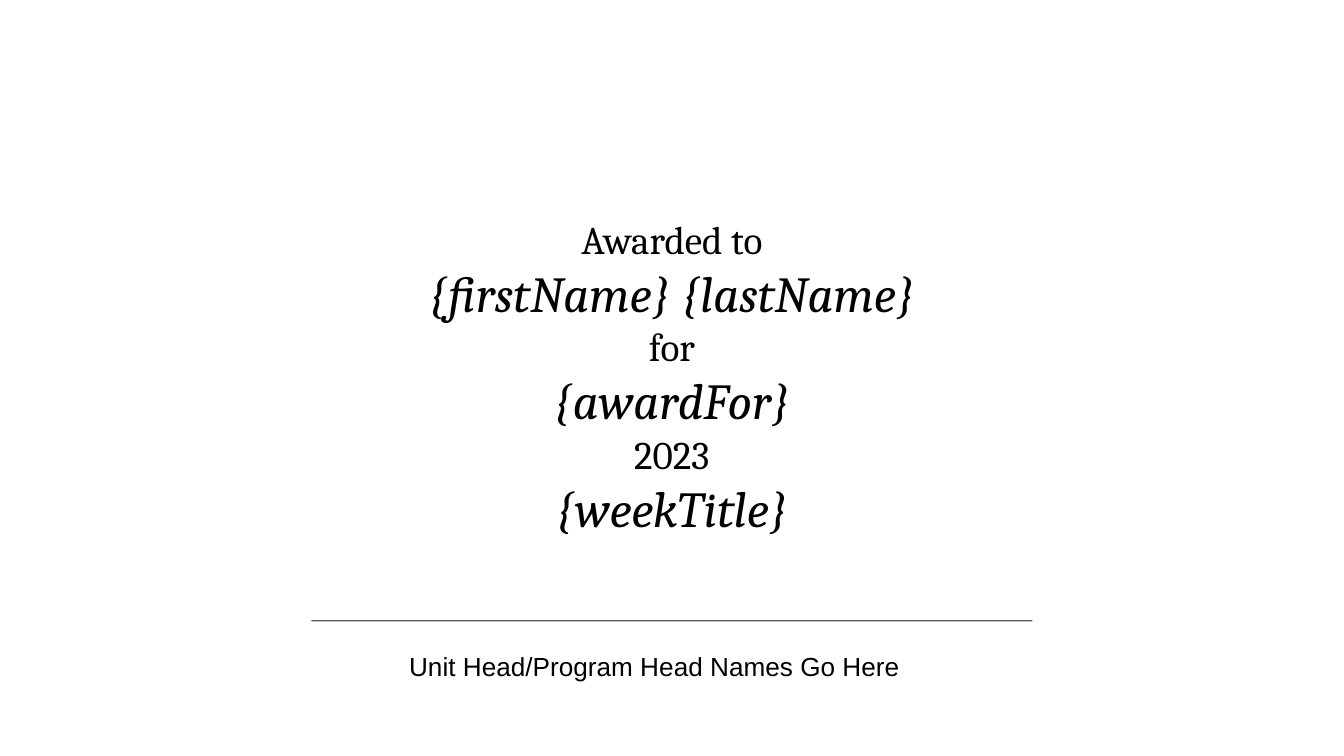
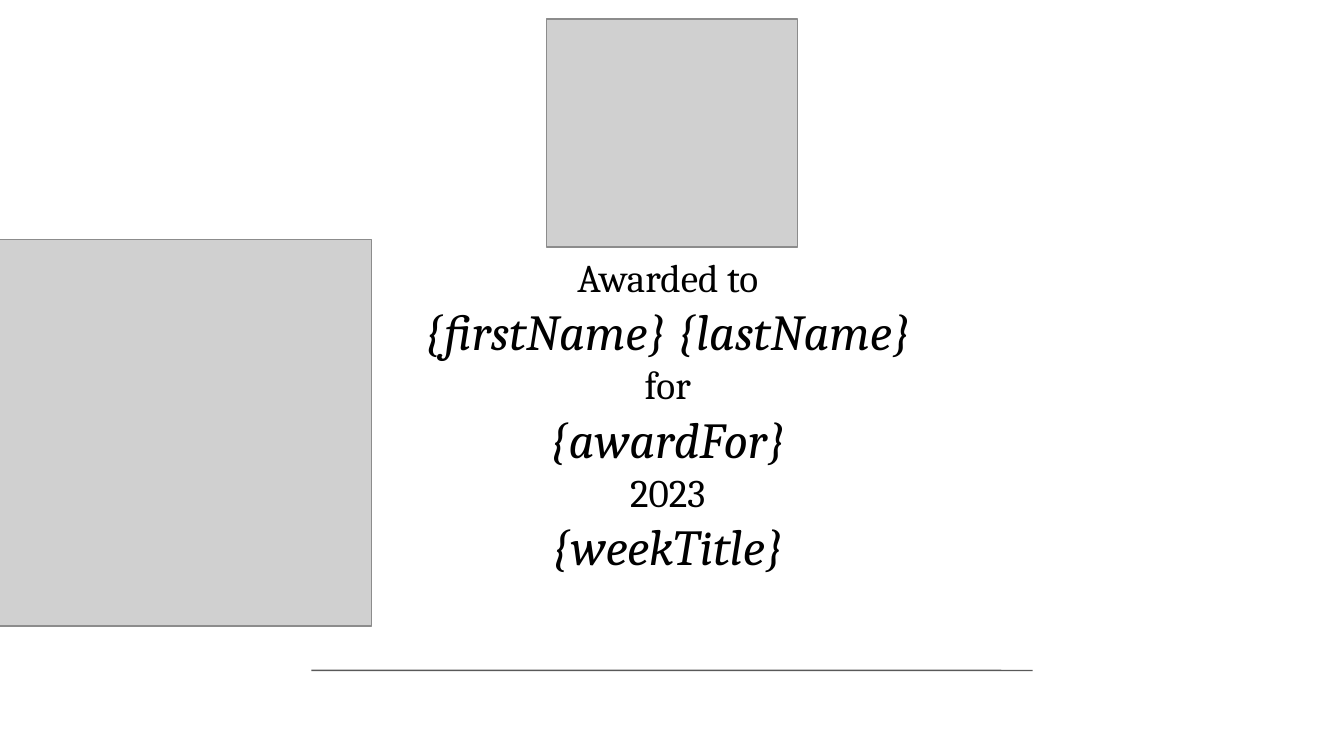
Before and after one commit to Knapptr/boynton, a slide deck: slide 1 of templates/genericAward_template.pptx. Drawn at 1344x756 pixels with LibreOffice and Linux fonts; fonts in the diff are those of the drawing; grey boxes stand for pictures. Boxes give left, top, right and bottom in pixels: in the first picture for what was removed or moved away, otherwise in the second. Text is boxed around its words. In the diff, an @@ line names an element or a change of style, - is before the commit and + after.

Commit message:
a bad commit

```diff
--- a/templates/genericAward_template.pptx
+++ b/templates/genericAward_template.pptx
@@ picture added at [547,19,798,247] @@
@@ picture added at [0,239,372,626] @@
@@ text "Awarded to": place and size @@
-text "Awarded to" at [429,226,915,534]
+text "Awarded to" at [425,264,910,572]
@@ text removed at [409,657,899,682] @@
-Unit Head/Program Head Names Go Here
@@ freeform shape: place and size @@
-freeform shape at [312,621,1034,621]
+freeform shape at [312,671,1034,671]
```
